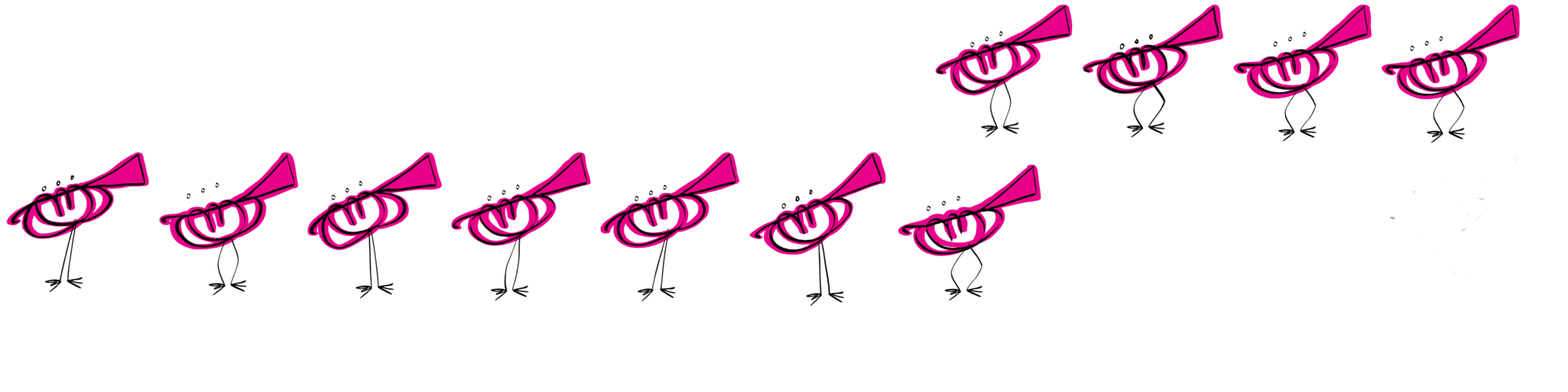
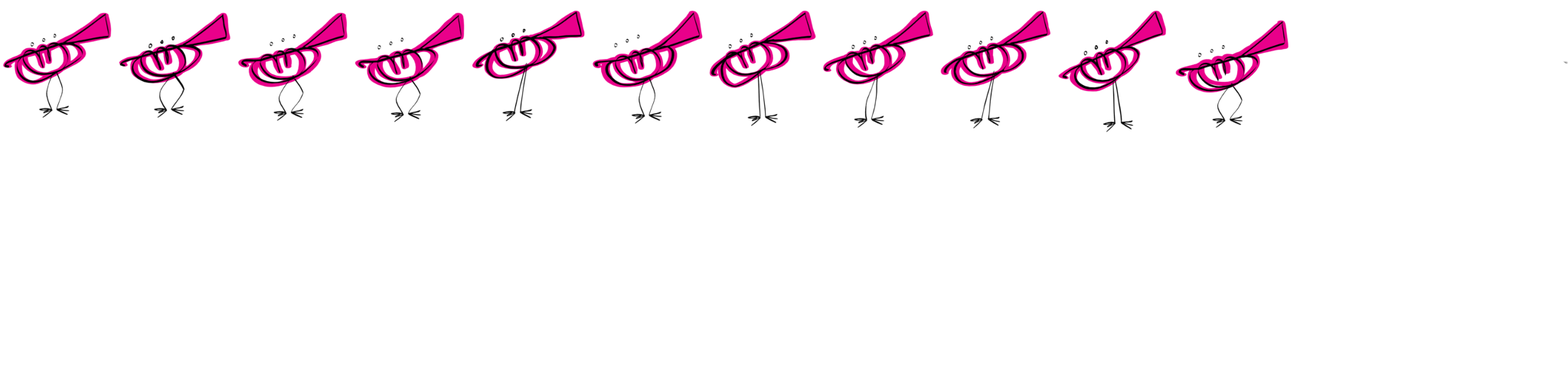
Layered file, before and after one edit (1568×392). Changes by layer:
painted on "Pasted Layer" over [3, 12, 1042, 302]
painted on "VITORIA_TRUMPET_DANCANDO.psd" over [6, 3, 1568, 307]
